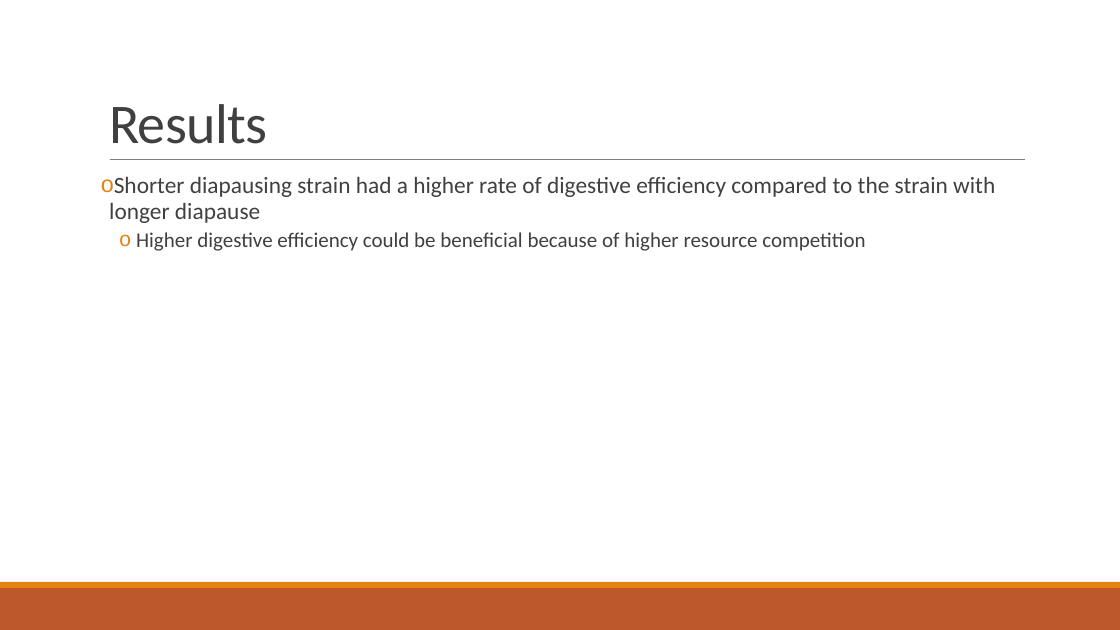
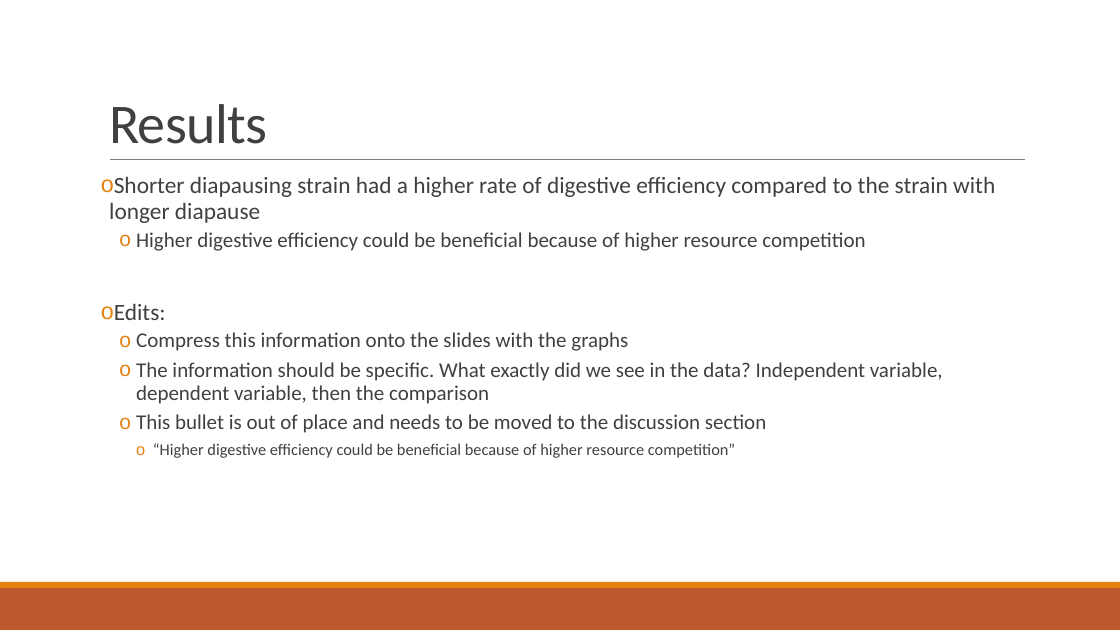
Before and after one commit to jamestbrown5/2018_Undergrad-Summer-Project, a slide deck: slide 10 of Documents/Summer Project Presentation.pptx (slide 8 before the commit). Drawn at 1120x630 pixels with LibreOffice and Linux fonts; fonts in the diff are those of the drawing. Boxes give left, top, right and bottom in pixels: in the first picture for what was removed or moved away, otherwise in the second. Text is boxed around its words. In the diff, an @@ line names an element or a change of style, - is before the commit and + after.

```diff
--- a/Documents/Summer Project Presentation.pptx
+++ b/Documents/Summer Project Presentation.pptx
@@ text at (x1=114, y1=304, x2=943, y2=458): paragraphs added @@
+o Edits:
+  o Compress this information onto the slides with the graphs
+  o The information should be specific. What exactly did we see in the data? Independent variable, dependent variable, then the comparison
+  o This bullet is out of place and needs to be moved to the discussion section
+    o “Higher digestive efficiency could be beneficial because of higher resource competition”
```
Also in this commit, not shown: 4 other slides changed, 3 slides added, 1 slide removed.
